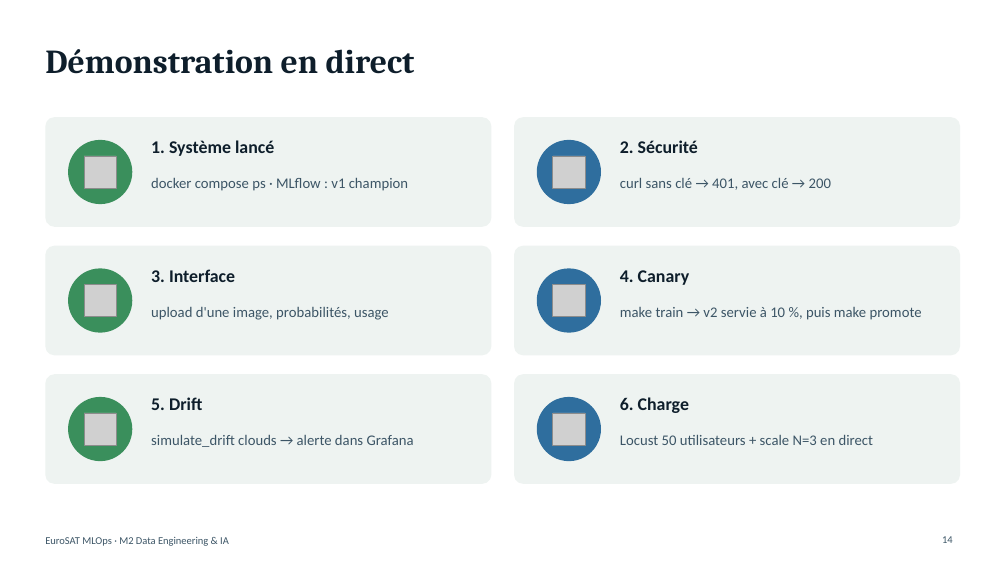
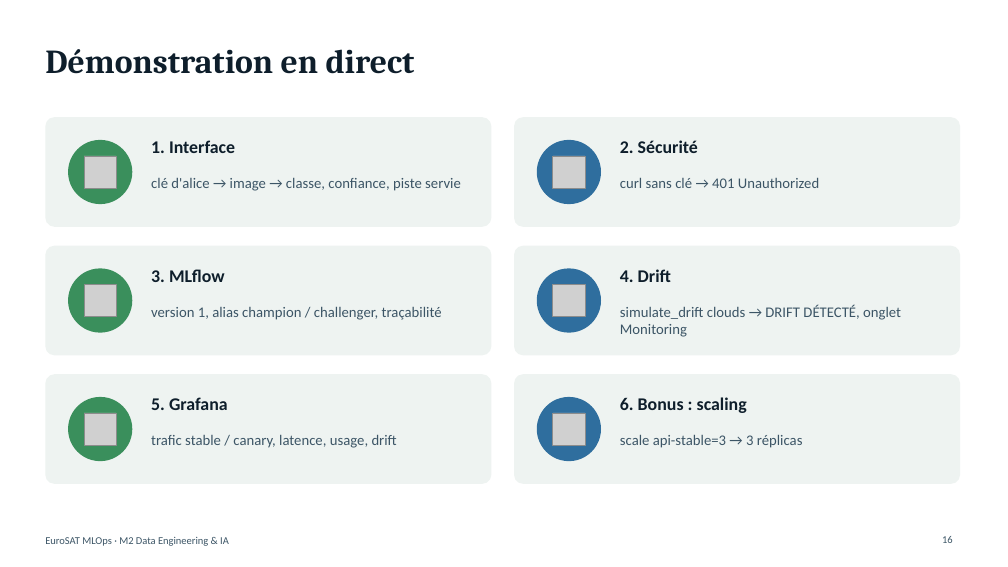
Before and after one commit to nplnguyen/eurosat-mlops, a slide deck: slide 16 of presentation/soutenance-mlops-eurosat.pptx (slide 14 before the commit). Drawn at 1008x567 pixels with LibreOffice and Linux fonts; fonts in the diff are those of the drawing; grey boxes stand for pictures. Boxes give left, top, right and bottom in pixels: in the first picture for what was removed or moved away, otherwise in the second. Text is boxed around its words. In the diff, an @@ line names an element or a change of style, - is before the commit and + after.

Commit message:
Présentation finale avec captures

```diff
--- a/presentation/soutenance-mlops-eurosat.pptx
+++ b/presentation/soutenance-mlops-eurosat.pptx
@@ text at (151, 140, 235, 153): text changed @@
-1. Système lancé
+1. Interface
@@ text at (151, 178, 461, 191): text changed @@
-docker compose ps · MLflow : v1 champion
+clé d'alice → image → classe, confiance, piste servie
@@ text at (620, 178, 819, 188): text changed @@
-curl sans clé → 401, avec clé → 200
+curl sans clé → 401 Unauthorized
@@ text at (151, 269, 225, 282): text changed @@
-3. Interface
+3. MLflow
@@ text at (620, 269, 671, 282): text changed @@
-4. Canary
+4. Drift
@@ text at (151, 307, 442, 320): text changed @@
-upload d'une image, probabilités, usage
+version 1, alias champion / challenger, traçabilité
@@ text at (620, 304, 901, 337): text changed @@
-make train → v2 servie à 10 %, puis make promote
+simulate_drift clouds → DRIFT DÉTECTÉ, onglet Monitoring
@@ text at (151, 397, 228, 410): text changed @@
-5. Drift
+5. Grafana
@@ text at (620, 397, 747, 413): text changed @@
-6. Charge
+6. Bonus : scaling
@@ text at (151, 435, 397, 448): text changed @@
-simulate_drift clouds → alerte dans Grafana
+trafic stable / canary, latence, usage, drift
@@ text at (620, 435, 803, 448): text changed @@
-Locust 50 utilisateurs + scale N=3 en direct
+scale api-stable=3 → 3 réplicas
@@ page number at (942, 536, 953, 543): text changed @@
-14
+16
```
Also in this commit, not shown: 7 other slides changed, 2 slides added.
